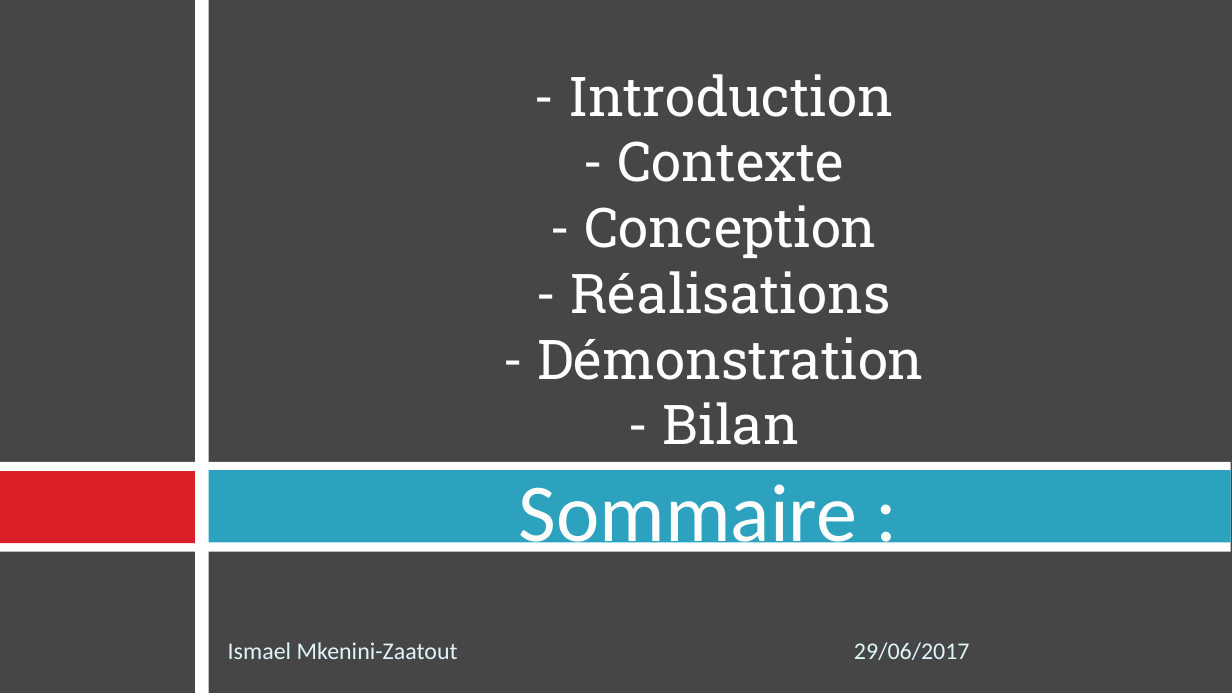
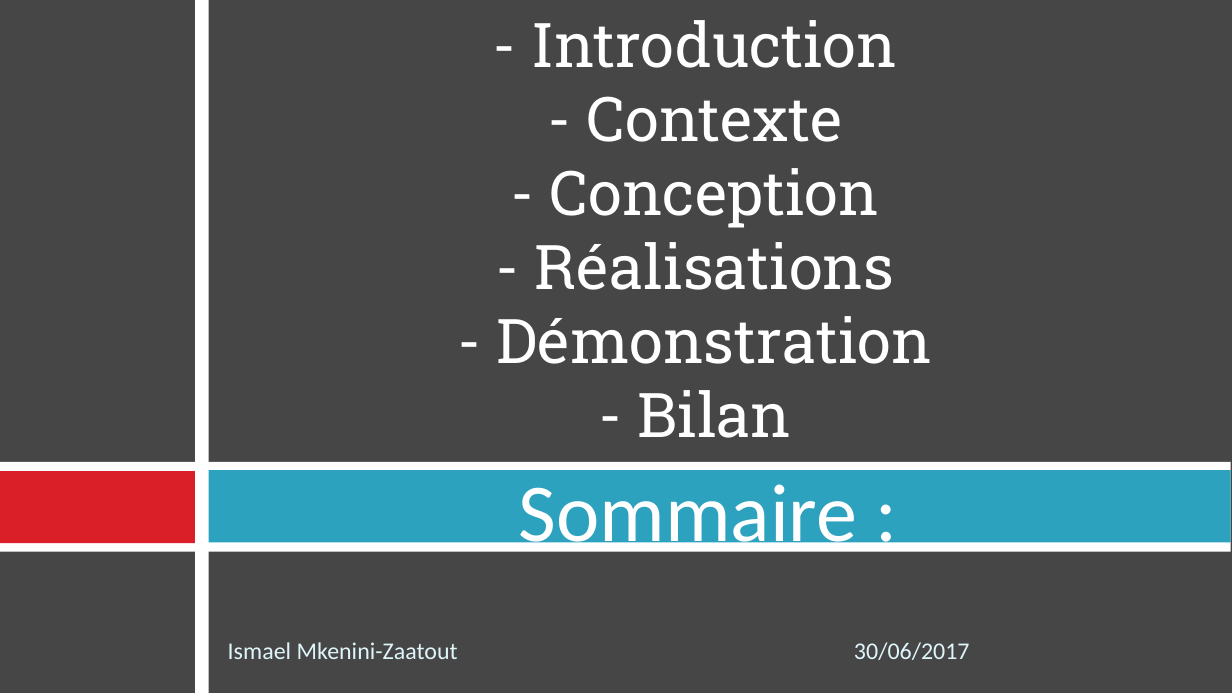
Before and after one commit to MkeniniZaatout/Projet-Stage, a slide deck: slide 2 of doc/Présentation pour SOUTENANCE DE STAGE 2016-2017.pptx. Drawn at 1232x693 pixels with LibreOffice and Linux fonts; fonts in the diff are those of the drawing. Boxes give left, top, right and bottom in pixels: in the first picture for what was removed or moved away, otherwise in the second. Text is boxed around its words. In the diff, an @@ line names an element or a change of style, - is before the commit and + after.

```diff
--- a/doc/Présentation pour SOUTENANCE DE STAGE 2016-2017.pptx
+++ b/doc/Présentation pour SOUTENANCE DE STAGE 2016-2017.pptx
@@ text "- Introduction": place and size @@
-text "- Introduction" at box(537, 74, 924, 445)
+text "- Introduction" at box(497, 20, 932, 438)
@@ text "- Introduction" at box(497, 20, 932, 438): size 32 to 36 pt @@
@@ text at box(854, 642, 970, 660): text changed @@
-29/06/2017
+30/06/2017
```
Also in this commit, not shown: 7 other slides changed, 1 other file.
